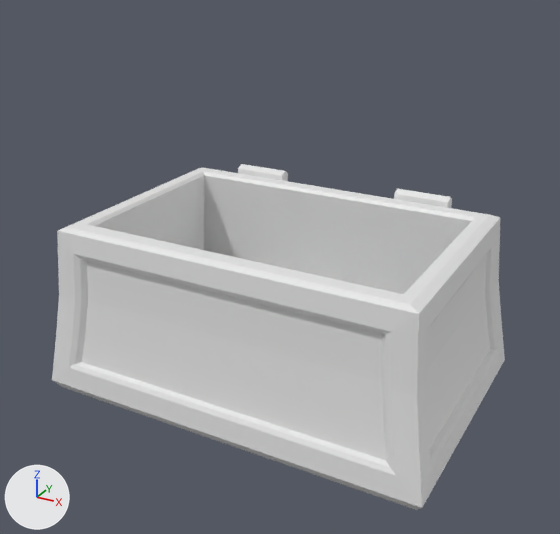
The FBX model Assets/Artistas/Marco/PRIMs/PRIM_Cofre01.fbx, before and after one commit.
One viewpoint serves both versions: a 50 mm lens placed at (1.017, -1.871, 1.319), pointed at (0.016, -0.051, 0.409). The axes (+X, +Y, +Z) are drawn at lower left. The lights are the same throughout. Where no turn or scale is listed for an object, it has been applied to the vertices.

The first picture shows 'Cofre'.
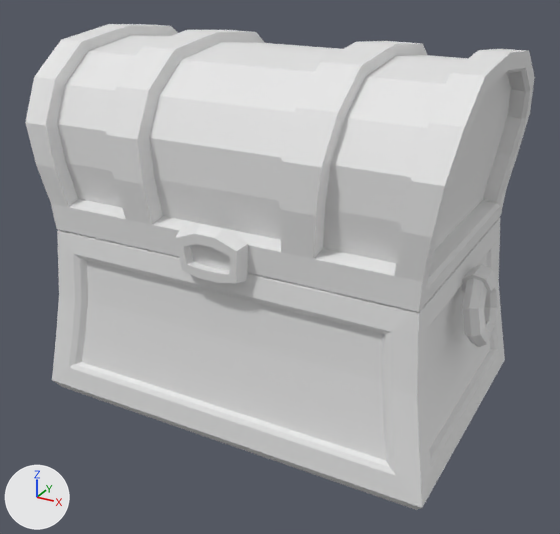
Patch to the scene script:
```diff
--- a/Assets/Artistas/Marco/PRIMs/PRIM_Cofre01.fbx.py
+++ b/Assets/Artistas/Marco/PRIMs/PRIM_Cofre01.fbx.py
@@ me_cube_005 @@
+me_cube_005.from_pydata(...)  # 78 vertices, 78 faces; spans x -0.014..0.098, y -0.097..0.097, z -0.165..0.037
@@ me_cube_002 @@
+me_cube_002.from_pydata(...)  # 330 vertices, 326 faces; spans x -0.594..0.594, y -0.767..0.025, z -0.041..0.522
@@ ob_cofre_aro_r @@
+ob_cofre_aro_r = bpy.data.objects.new('Cofre Aro R', me_cube_005)
+ob_cofre_aro_r.location = (0.533, 0.0, 0.464)
@@ ob_cofre_tapa @@
+ob_cofre_tapa = bpy.data.objects.new('Cofre Tapa', me_cube_002)
+ob_cofre_tapa.location = (0.0, 0.361, 0.53)
```

Location of each change, (x1, y1, x2, y2) in pixels of the pictures (560 x 534 px):
'Cofre Tapa', added
    after: (25, 24, 535, 312)
'Cofre Aro R', added
    after: (461, 264, 498, 347)
